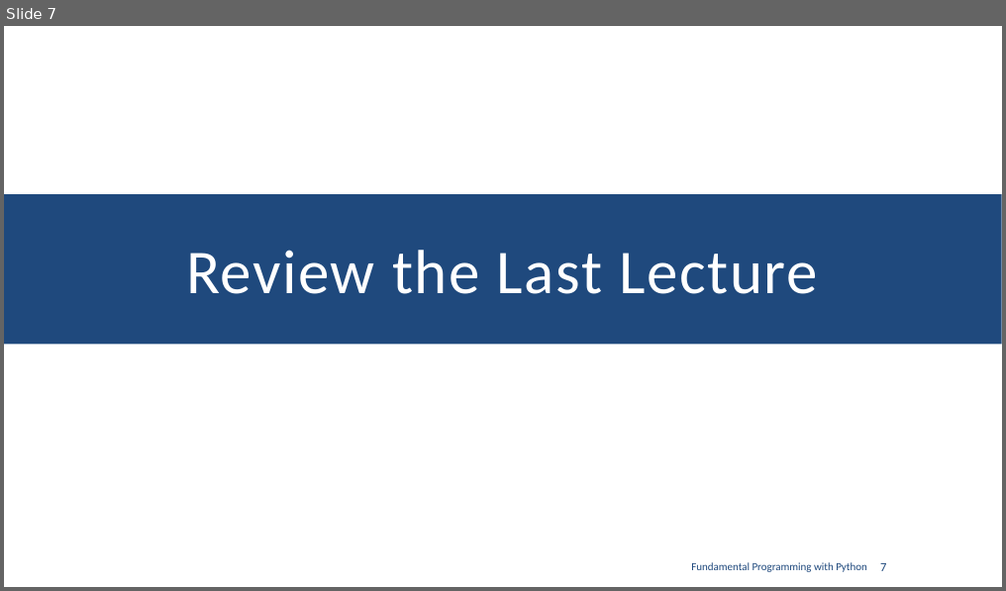
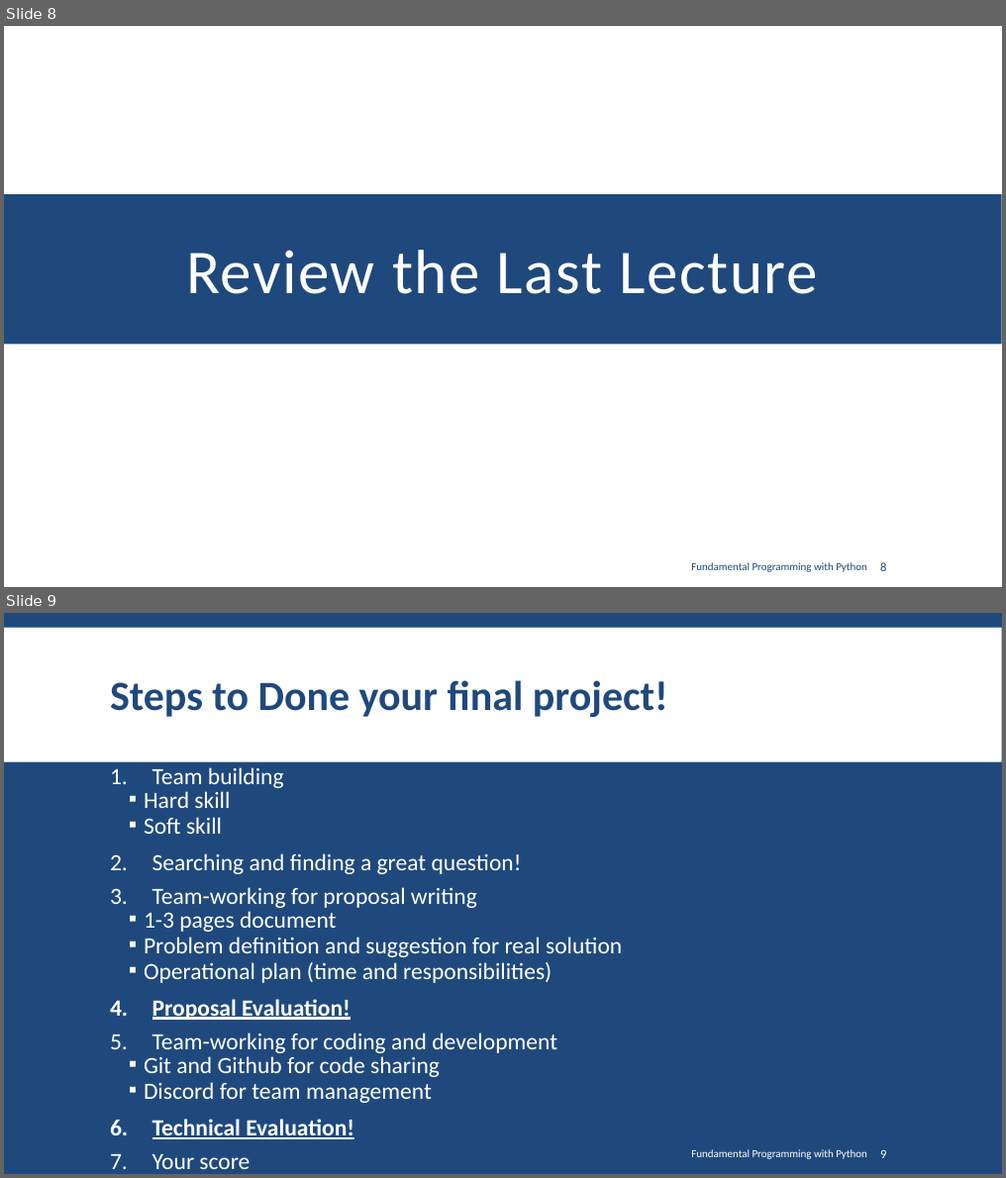
Before and after one commit to SharifPythonSpace/Course1401, a slide deck: Slide/09- The Most Important Data Structures in Python.pptx. Shown one above the other, each under a label of ours: slide 7 before the commit, slides 8 and 9 after it. The pictures are 1006x591 and 1006x1178 pixels, drawn with LibreOffice and Linux fonts; fonts in the diff are those of the drawing; background and template pictures are left out. Boxes give left, top, right and bottom in pixels: in the first picture for what was removed or moved away, otherwise in the second. Text is boxed around its words. In the diff, an @@ line names an element or a change of style, - is before the commit and + after.

Commit message:
added lecture 09

```diff
--- a/Slide/09- The Most Important Data Structures in Python.pptx
+++ b/Slide/09- The Most Important Data Structures in Python.pptx
@@ slide 9 added at [4, 613, 1002, 1174], background #1F497D @@
@@ rectangle added at [4, 627, 1002, 761], fill #FFFFFF @@
@@ title added at [110, 680, 668, 717], 40 pt, text #1F497D, bold @@
+Steps to Done your final project!
@@ text added at [144, 767, 622, 1169], 22.4 pt, text #FFFFFF @@
+1. Team building
+  ▪ Hard skill
+  ▪ Soft skill
+2. Searching and finding a great question!
+3. Team-working for proposal writing
+  ▪ 1-3 pages document
+  ▪ Problem definition and suggestion for real solution
+  ▪ Operational plan (time and responsibilities)
+4. Proposal Evaluation!
+5. Team-working for coding and development
+  ▪ Git and Github for code sharing
+  ▪ Discord for team management
+6. Technical Evaluation!
+7. Your score
@@ text added at [691, 1150, 867, 1159], 10.5 pt, text #FFFFFF @@
+Fundamental Programming with Python
@@ page number added at [880, 1151, 886, 1158], 12 pt, text #FFFFFF @@
+9
@@ what was slide 7 is now slide 8 @@
@@ page number at [880, 563, 886, 571]: text changed @@
-7
+8
```
Also in this commit, not shown: 2 other slides added, 1 other file.
